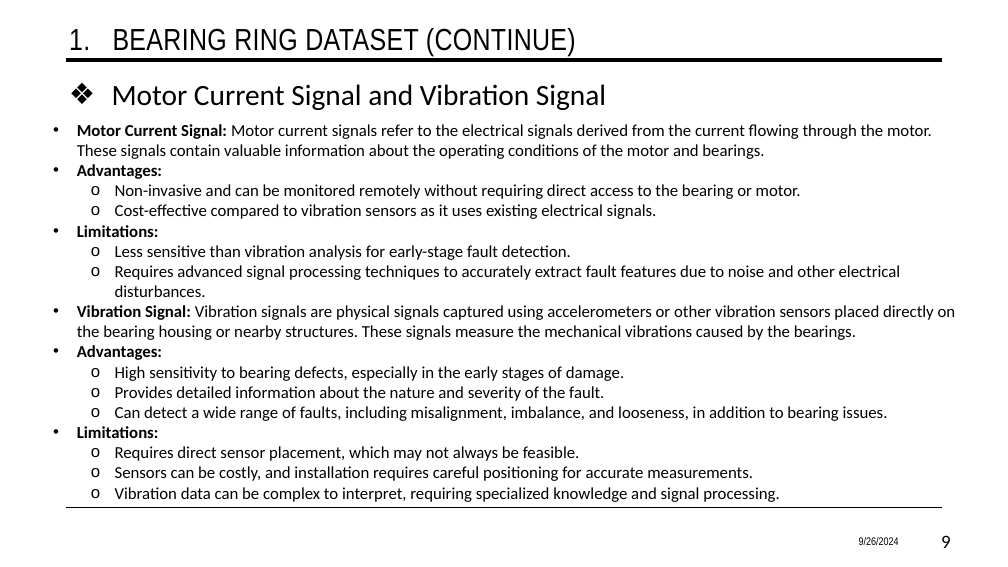
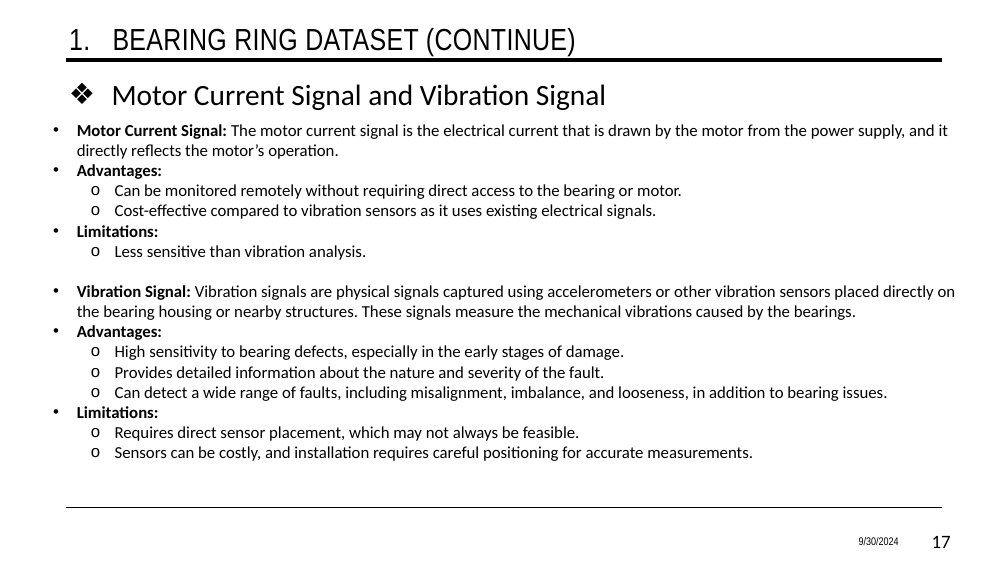
Before and after one commit to CaoTuan749/DLProject_1, a slide deck: slide 17 of Documentation/Presentation 3.pptx (slide 9 before the commit). Drawn at 1008x567 pixels with LibreOffice and Linux fonts; fonts in the diff are those of the drawing. Boxes give left, top, right and bottom in pixels: in the first picture for what was removed or moved away, otherwise in the second. Text is boxed around its words. In the diff, an @@ line names an element or a change of style, - is before the commit and + after.

Commit message:
Update 30/09

```diff
--- a/Documentation/Presentation 3.pptx
+++ b/Documentation/Presentation 3.pptx
@@ text at box(77, 124, 948, 159): text changed @@
-• Motor Current Signal: Motor current signals refer to the electrical signals derived from the current flowing through the motor. These signals contain valuable information about the operating conditions of the motor and bearings.
+• Motor Current Signal: The motor current signal is the electrical current that is drawn by the motor from the power supply, and it directly reflects the motor’s operation.
@@ text at box(115, 184, 682, 199): text changed @@
-  o Non-invasive and can be monitored remotely without requiring direct access to the bearing or motor.
+  o Can be monitored remotely without requiring direct access to the bearing or motor.
@@ text at box(115, 245, 366, 260): text changed @@
-  o Less sensitive than vibration analysis for early-stage fault detection.
-  o Requires advanced signal processing techniques to accurately extract fault features due to noise and other electrical disturbances.
+  o Less sensitive than vibration analysis.
@@ text at box(115, 487, 779, 502): paragraph removed @@
-  o Vibration data can be complex to interpret, requiring specialized knowledge and signal processing.
@@ text at box(859, 537, 899, 545): text changed @@
-9/26/2024
+9/30/2024
@@ page number at box(932, 536, 951, 548): text changed @@
-9
+17
```
Also in this commit, not shown: 35 other slides changed, 8 slides added.
